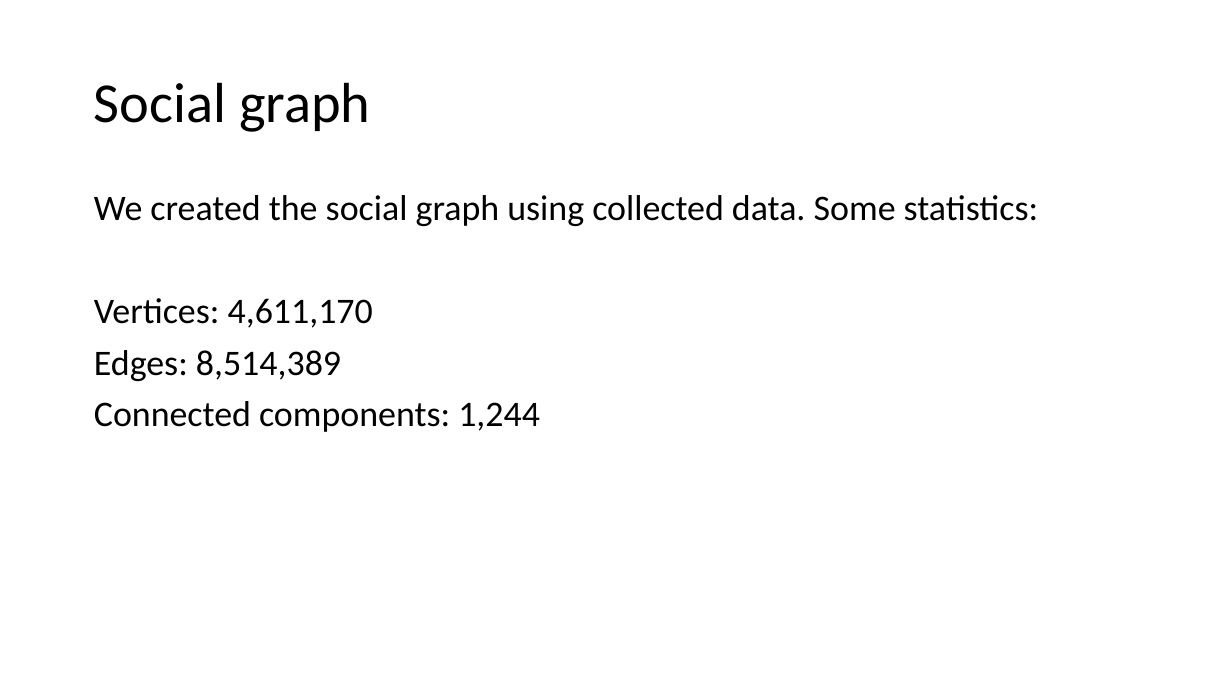
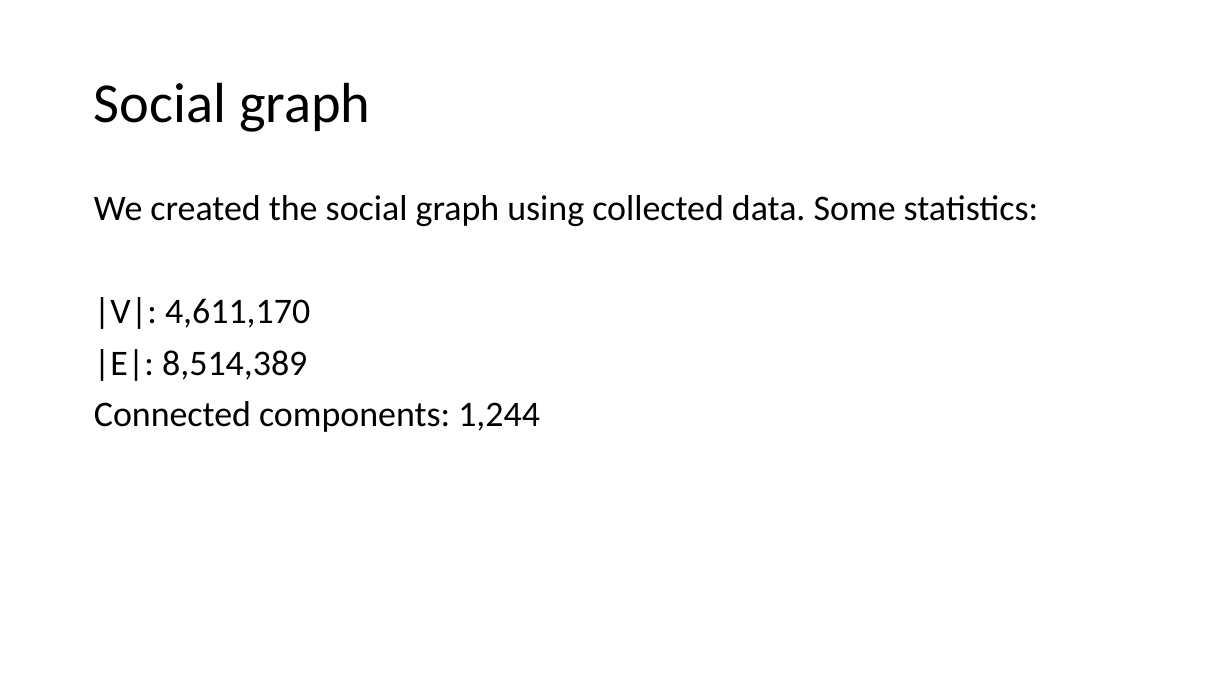
Before and after one commit to qmdnls/ADM19F-bot-detection, a slide deck: slide 10 of presentation/progress.pptx. Drawn at 1232x693 pixels with LibreOffice and Linux fonts; fonts in the diff are those of the drawing. Boxes give left, top, right and bottom in pixels: in the first picture for what was removed or moved away, otherwise in the second. Text is boxed around its words. In the diff, an @@ line names an element or a change of style, - is before the commit and + after.

```diff
--- a/presentation/progress.pptx
+++ b/presentation/progress.pptx
@@ text at [94, 297, 310, 381]: text changed @@
-Vertices: 4,611,170
-Edges: 8,514,389
+|V|: 4,611,170
+|E|: 8,514,389
```
Also in this commit, not shown: 1 other slide changed, 1 other file.
